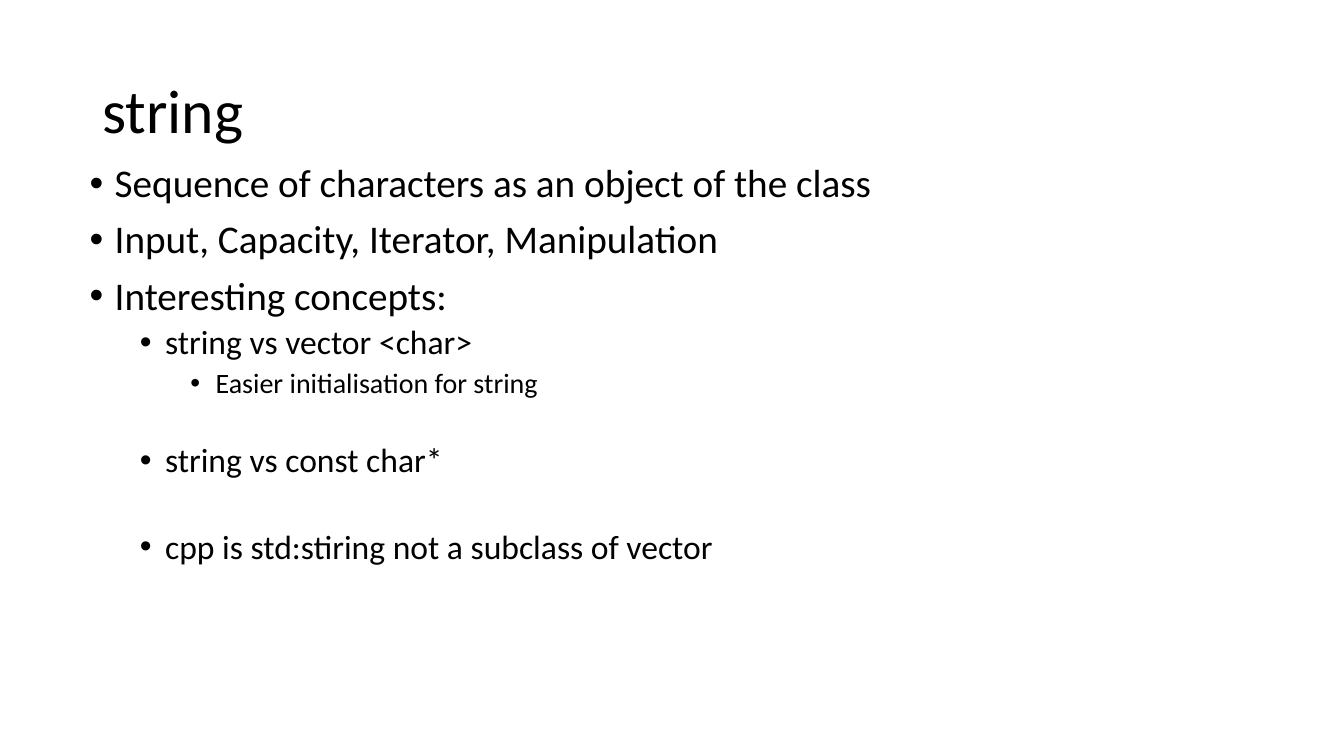
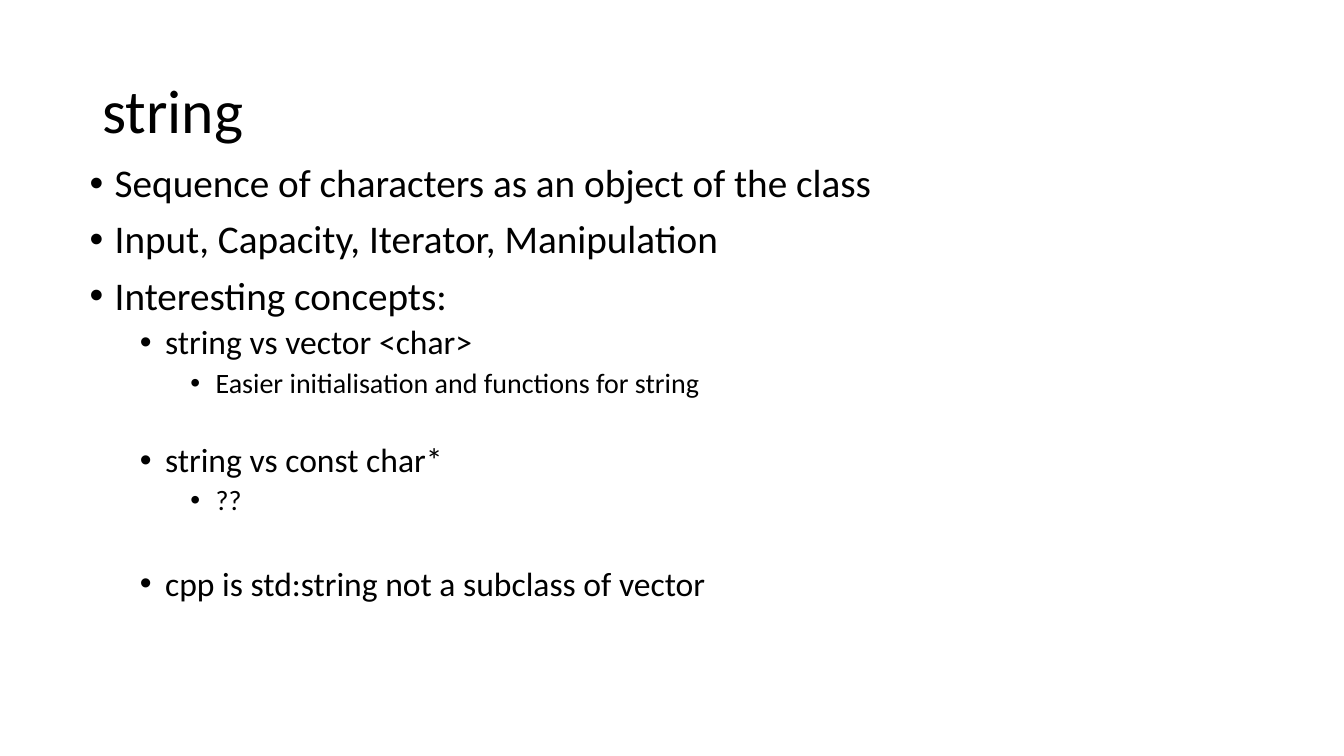
Before and after one commit to muksiddheswar/CPP-Examples, a slide deck: slide 5 of STL/STL_Presentation.pptx. Drawn at 1344x756 pixels with LibreOffice and Linux fonts; fonts in the diff are those of the drawing. Boxes give left, top, right and bottom in pixels: in the first picture for what was removed or moved away, otherwise in the second. Text is boxed around its words. In the diff, an @@ line names an element or a change of style, - is before the commit and + after.

```diff
--- a/STL/STL_Presentation.pptx
+++ b/STL/STL_Presentation.pptx
@@ text at (216,373,699,398): text changed @@
-    • Easier initialisation for string
+    • Easier initialisation and functions for string
@@ text at (165,572,705,602): text changed @@
-  • cpp is std:stiring not a subclass of vector
+    • ??
+  • cpp is std:string not a subclass of vector
```
Also in this commit, not shown: 4 other slides changed, 1 slide added, 2 slides removed.
